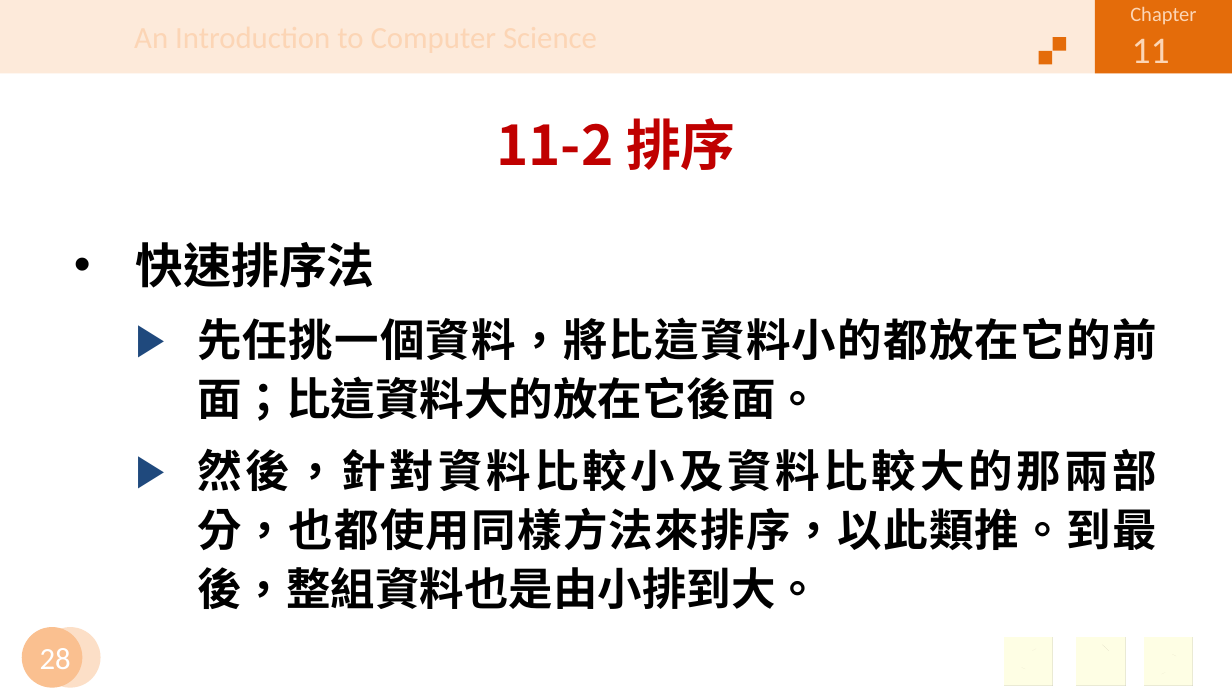
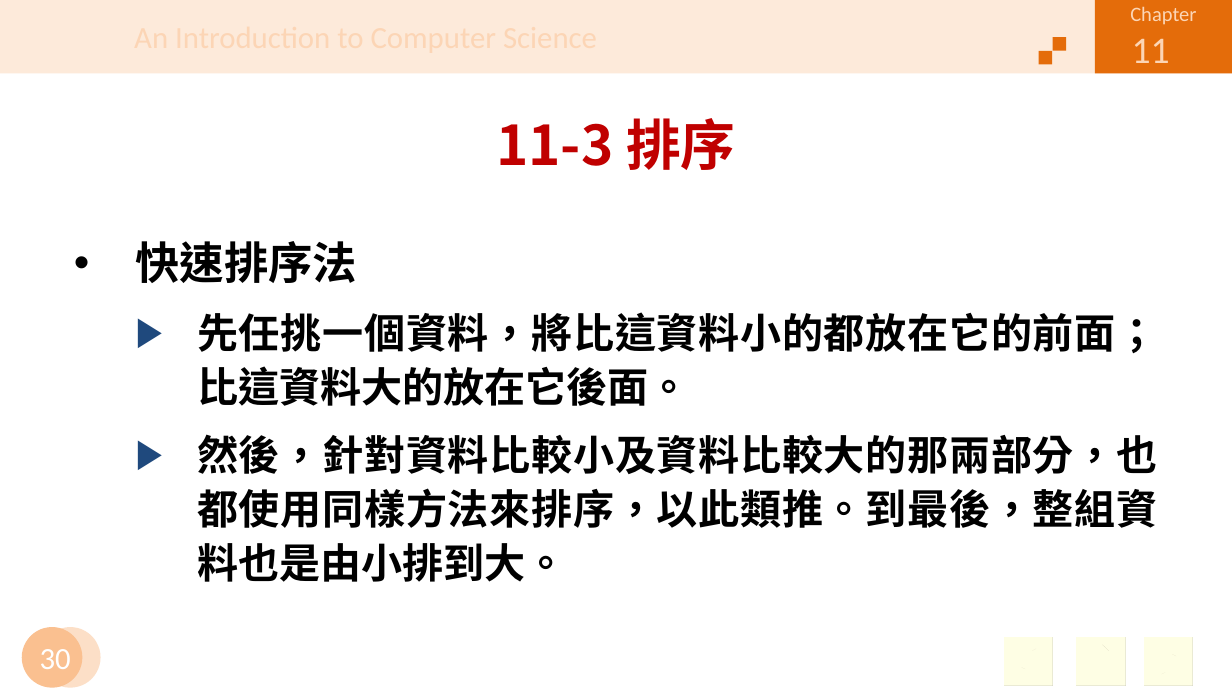
Before and after one commit to jiaweichang/biography, a slide deck: slide 30 of slides/11401/Introduction to Computer/CH11.pptx (slide 28 before the commit). Drawn at 1232x693 pixels with LibreOffice and Linux fonts; fonts in the diff are those of the drawing; background and template pictures are left out. Boxes give left, top, right and bottom in pixels: in the first picture for what was removed or moved away, otherwise in the second. Text is boxed around its words. In the diff, an @@ line names an element or a change of style, - is before the commit and + after.

```diff
--- a/slides/11401/Introduction to Computer/CH11.pptx
+++ b/slides/11401/Introduction to Computer/CH11.pptx
@@ title at [496,118,736,170]: text changed @@
-11-2 排序
+11-3 排序
@@ text "快速排序法" at [136,241,1157,582]: size 28 to 25.9 pt in "快速排序法"; size 26 to 24.1 pt @@
@@ page number at [40,649,71,669]: text changed @@
-28
+30
```
Also in this commit, not shown: 53 other slides changed, 5 slides added, 3 slides removed, 10 other files.
